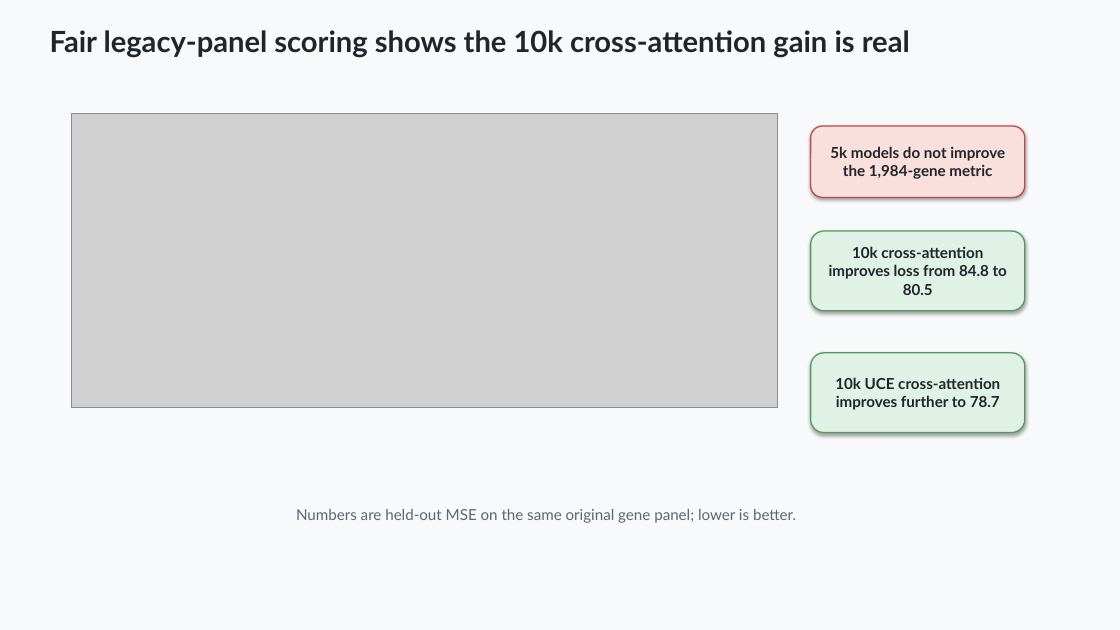
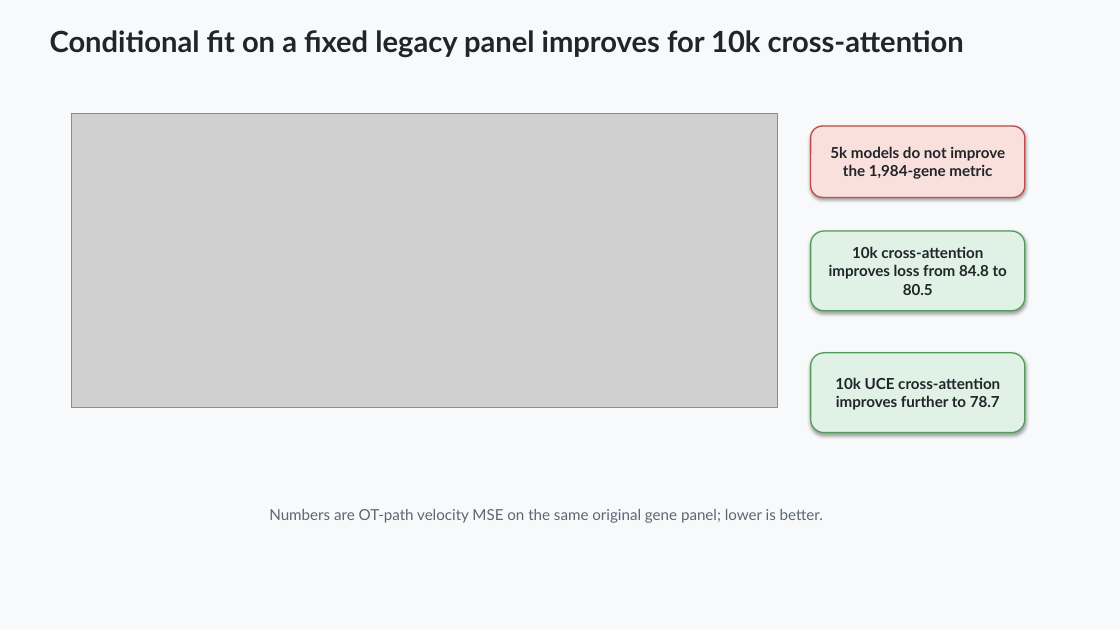
Before and after one commit to davidaknowles/stream, a slide deck: slide 8 of docs/stream_project_slide_deck.pptx. Drawn at 1120x630 pixels with LibreOffice and Linux fonts; fonts in the diff are those of the drawing; grey boxes stand for pictures. Boxes give left, top, right and bottom in pixels: in the first picture for what was removed or moved away, otherwise in the second. Text is boxed around its words. In the diff, an @@ line names an element or a change of style, - is before the commit and + after.

Commit message:
Clarify conditional and causal UCE evaluation

```diff
--- a/docs/stream_project_slide_deck.pptx
+++ b/docs/stream_project_slide_deck.pptx
@@ text at bbox=[50, 30, 964, 58]: text changed @@
-Fair legacy-panel scoring shows the 10k cross-attention gain is real
+Conditional fit on a fixed legacy panel improves for 10k cross-attention
@@ text at bbox=[269, 509, 823, 523]: text changed @@
-Numbers are held-out MSE on the same original gene panel; lower is better.
+Numbers are OT-path velocity MSE on the same original gene panel; lower is better.
```
Also in this commit, not shown: 8 other slides changed, 3 other files.
